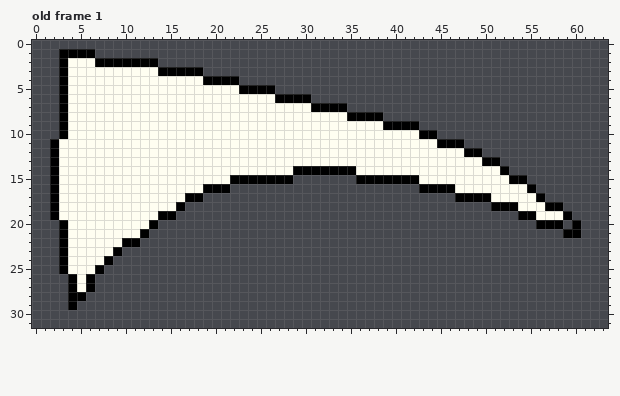
Pixel-art file, stored at Assets/Graphics/Sword_Slash.aseprite. The first picture shows the starting point.
64x32 pixels, 1 frame. Shown: old frame 1. The commit also changed other frames, which this record leaves out.
After the commit:
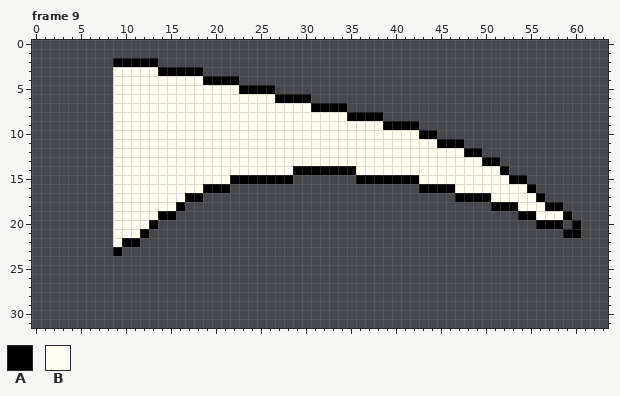
Palette (. is transparent): A #000000  B #fffef1
A new or re-ordered frame is compared with the old frame closest to it.
Changes in this commit:
frames 1 -> 10
Changed rows in their new state; - is an unchanged pixel.
Frame 9 is new; against old frame 1:
first column x 2:
 1 -....--
 2 -......
 3 -......
 4 -......
 5 -......
 6 -......
 7 -......
 8 -......
 9 -......
10 -......
11 .......
12 .......
13 .......
14 .......
15 .......
16 .......
17 .......
18 .......
19 .......
20 -......
21 -......
22 -......
23 -......
24 -......
25 -.....-
26 --...--
27 --...--
28 --..---
29 --.----
Where, in picture pixels (left, top, right, bottom), the same in both pictures:
erased: (50, 49, 113, 310)
